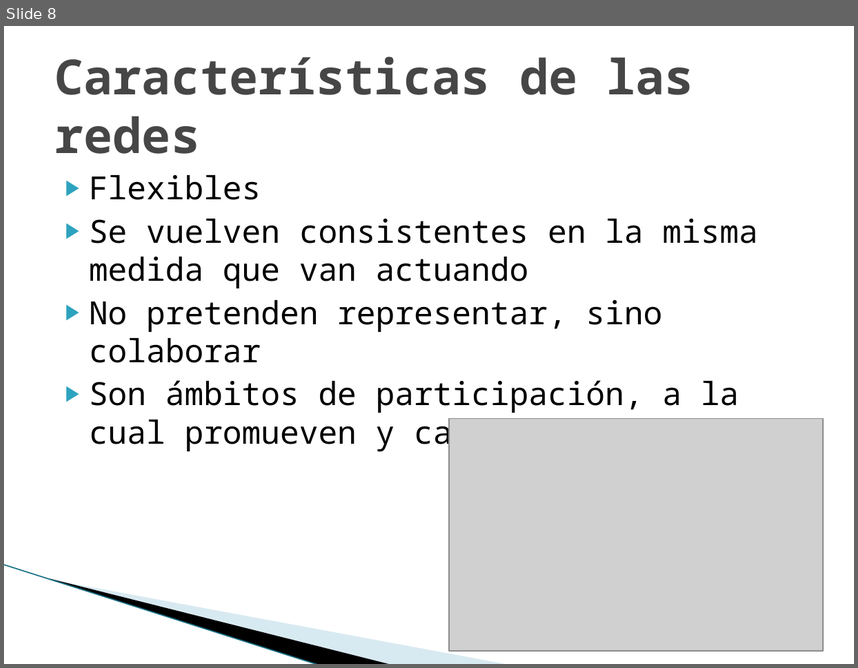
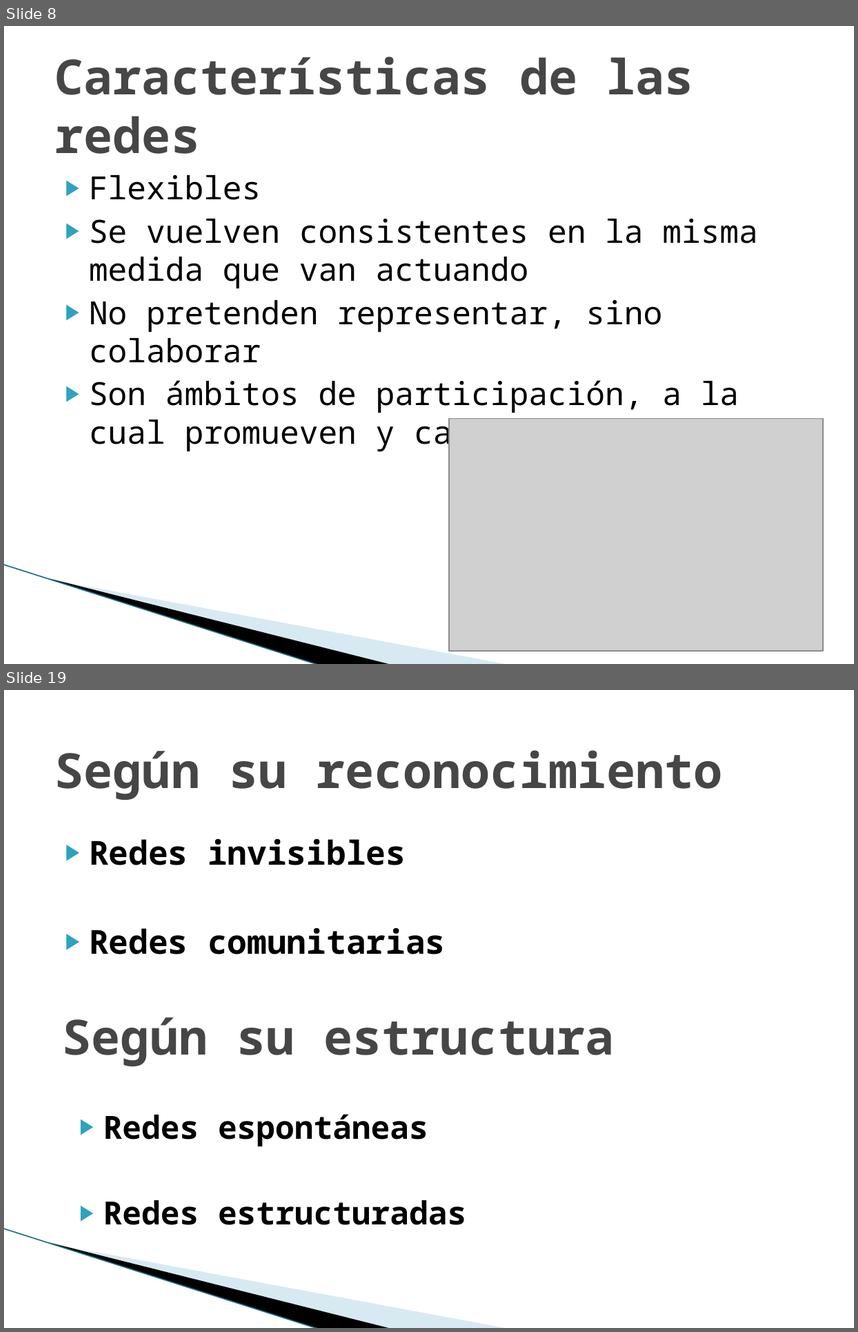
Before and after one commit to carlamadeo/proyectosfacultad, a slide deck: Modelos Organizacionales/TPS/TP_Grupo_C_Redes_Sociales.pptx. Shown one above the other, each under a label of ours: slide 8 before the commit, slides 8 and 19 after it; the slides between them are not shown. The pictures are 858x668 and 858x1332 pixels, drawn with LibreOffice and Linux fonts; fonts in the diff are those of the drawing; grey boxes stand for pictures; background and template pictures are left out. Boxes give left, top, right and bottom in pixels: in the first picture for what was removed or moved away, otherwise in the second. Text is boxed around its words. In the diff, an @@ line names an element or a change of style, - is before the commit and + after.

```diff
--- a/Modelos Organizacionales/TPS/TP_Grupo_C_Redes_Sociales.pptx
+++ b/Modelos Organizacionales/TPS/TP_Grupo_C_Redes_Sociales.pptx
@@ slide 19 added at <box>4,690,854,1328</box>, background #FFFFFF; not listed: 3 template elements that a slide beside it also shows @@
@@ title added at <box>55,750,722,800</box>, 41 pt, text #464646, bold @@
+Según su reconocimiento
@@ text added at <box>89,838,445,954</box>, 28 pt, text #000000, bold @@
+▶ Redes invisibles
+▶ Redes comunitarias
@@ text added at <box>63,1017,615,1066</box>, 41 pt, text #464646, bold @@
+Según su estructura
@@ text added at <box>103,1114,466,1225</box>, 27 pt, text #000000, bold @@
+▶ Redes espontáneas
+▶ Redes estructuradas
```
Also in this commit, not shown: 48 other slides added, 1 other file.
